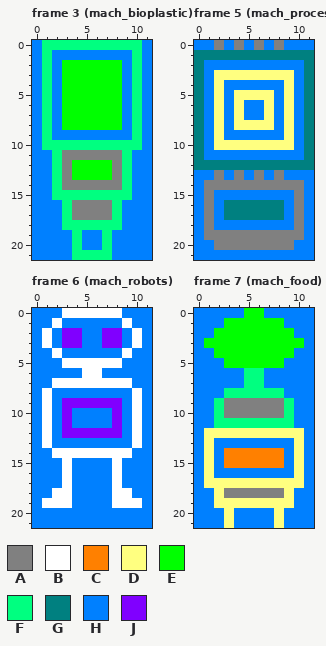
A pixel-art file gets an edit: assets/aseprite/planetbase_machines_cpc_mode0.aseprite. Above: the version before the commit.
12x22 pixels, 10 frames. Shown: frame 3 (mach_bioplastic), frame 5 (mach_processors), frame 6 (mach_robots), frame 7 (mach_food). The commit also changed other frames, which this record leaves out.
Palette (. is transparent): A #808080  B #ffffff  C #ff8000  D #ffff80  E #00ff00  F #00ff80  G #008080  H #0080ff  J #8000ff
After the commit:
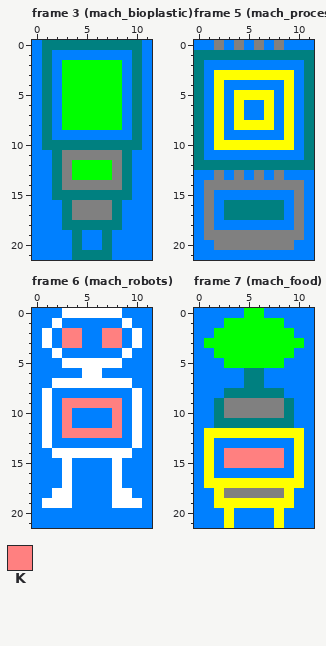
Colours new in this view: K #ff8080
Changes in this commit:
@@ palette @@
-D #ffff80
+D #ffff00
--- frame 3 (mach_bioplastic)
@@ x 0..11 @@
- 0 HFFFFFFFFFFH
- 1 HFHHHHHHHHFH
- 2 HFHEEEEEEHFH
- 3 HFHEEEEEEHFH
- 4 HFHEEEEEEHFH
- 5 HFHEEEEEEHFH
- 6 HFHEEEEEEHFH
- 7 HFHEEEEEEHFH
- 8 HFHEEEEEEHFH
- 9 HFHHHHHHHHFH
-10 HFFFFFFFFFFH
-11 HHFAAAAAAFHH
-12 HHFAEEEEAFHH
-13 HHFAEEEEAFHH
-14 HHFAAAAAAFHH
-15 HHFFFFFFFFHH
-16 HHHFAAAAFHHH
-17 HHHFAAAAFHHH
-18 HHHFFFFFFHHH
-19 HHHHFHHFHHHH
-20 HHHHFHHFHHHH
-21 HHHHFFFFHHHH
+ 0 HGGGGGGGGGGH
+ 1 HGHHHHHHHHGH
+ 2 HGHEEEEEEHGH
+ 3 HGHEEEEEEHGH
+ 4 HGHEEEEEEHGH
+ 5 HGHEEEEEEHGH
+ 6 HGHEEEEEEHGH
+ 7 HGHEEEEEEHGH
+ 8 HGHEEEEEEHGH
+ 9 HGHHHHHHHHGH
+10 HGGGGGGGGGGH
+11 HHGAAAAAAGHH
+12 HHGAEEEEAGHH
+13 HHGAEEEEAGHH
+14 HHGAAAAAAGHH
+15 HHGGGGGGGGHH
+16 HHHGAAAAGHHH
+17 HHHGAAAAGHHH
+18 HHHGGGGGGHHH
+19 HHHHGHHGHHHH
+20 HHHHGHHGHHHH
+21 HHHHGGGGHHHH
--- frame 6 (mach_robots)
@@ x 0..11 @@
  1 HHBHHHHHHBHH
- 2 HBHJJHHJJHBH
- 3 HBHJJHHJJHBH
+ 2 HBHKKHHKKHBH
+ 3 HBHKKHHKKHBH
  4 HHBHHHHHHBHH
@@ x 0..11 @@
  8 HBHHHHHHHHBH
- 9 HBHJJJJJJHBH
-10 HBHJHHHHJHBH
-11 HBHJHHHHJHBH
-12 HBHJJJJJJHBH
+ 9 HBHKKKKKKHBH
+10 HBHKHHHHKHBH
+11 HBHKHHHHKHBH
+12 HBHKKKKKKHBH
 13 HBHHHHHHHHBH
--- frame 7 (mach_food)
@@ x 0..11 @@
  5 HHHEEEEEEHHH
- 6 HHHHHFFHHHHH
- 7 HHHHHFFHHHHH
- 8 HHHFFFFFFHHH
- 9 HHFAAAAAAFHH
-10 HHFAAAAAAFHH
-11 HHFFFFFFFFHH
+ 6 HHHHHGGHHHHH
+ 7 HHHHHGGHHHHH
+ 8 HHHGGGGGGHHH
+ 9 HHGAAAAAAGHH
+10 HHGAAAAAAGHH
+11 HHGGGGGGGGHH
 12 HDDDDDDDDDDH
 13 HDHHHHHHHHDH
-14 HDHCCCCCCHDH
-15 HDHCCCCCCHDH
+14 HDHKKKKKKHDH
+15 HDHKKKKKKHDH
 16 HDHHHHHHHHDH
